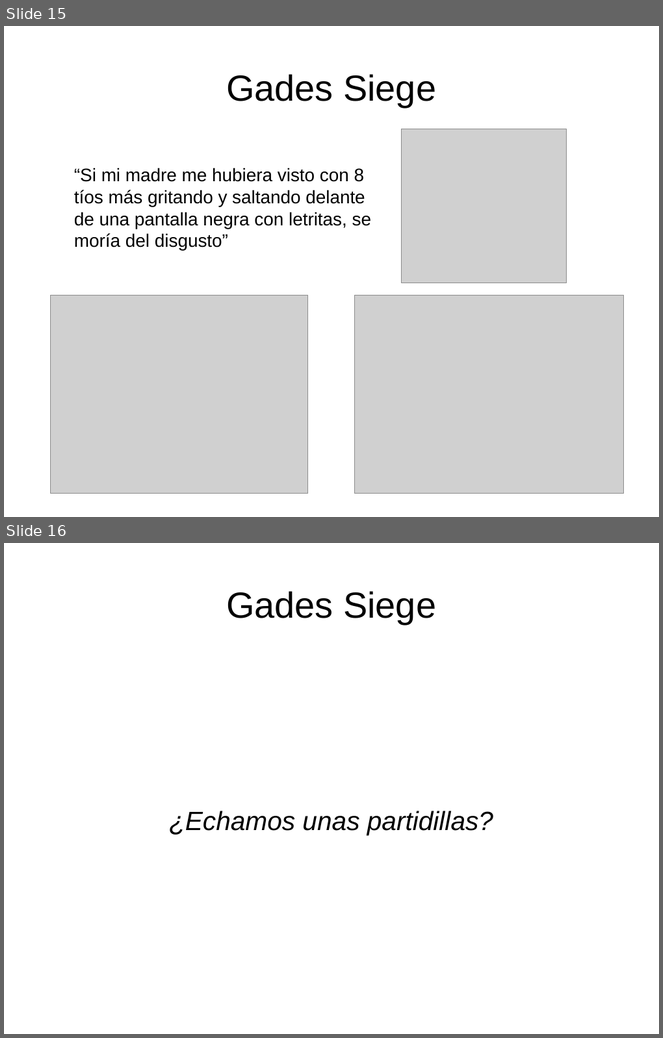
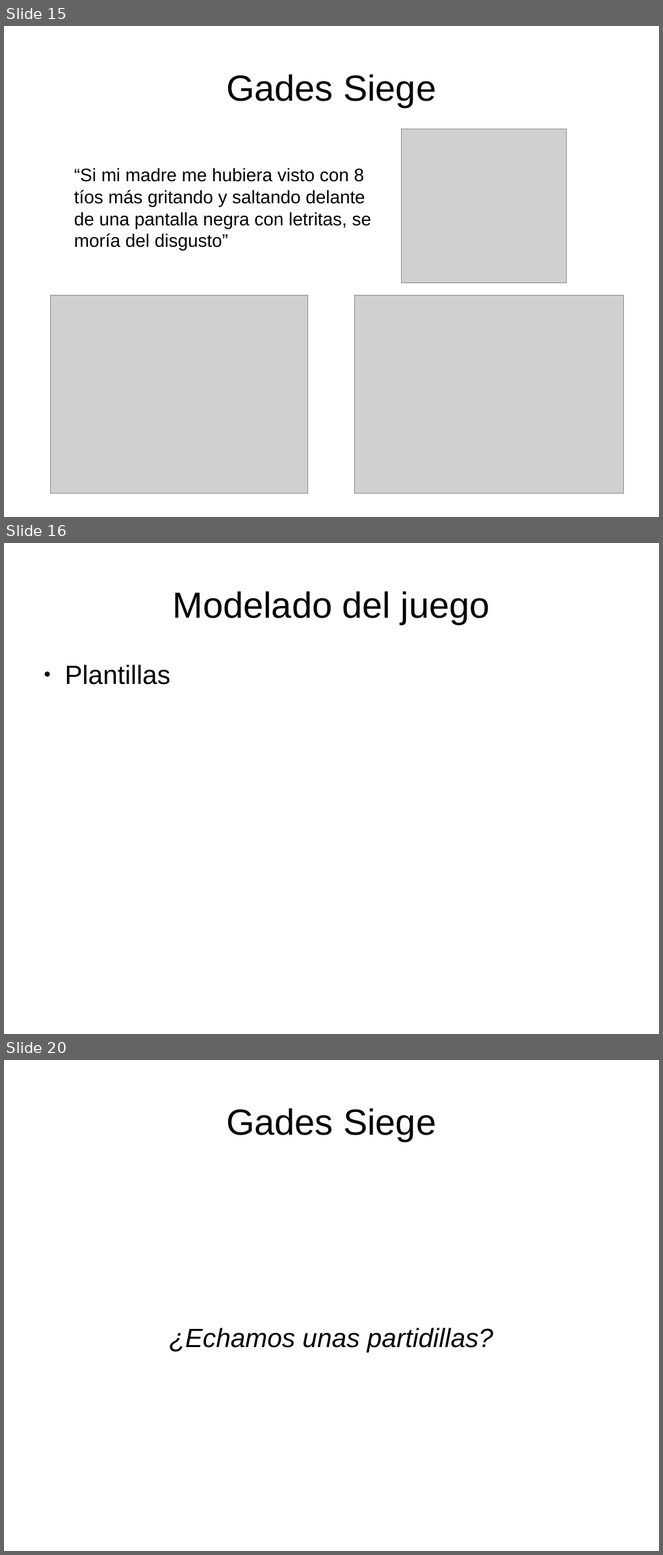
Before and after one commit to rompehielos013013013/gsiege, a slide deck: presentacion/expertoUCLM2014/SSEE-IA.odp. Shown one above the other, each under a label of ours: slides 15 and 16 before the commit, slides 15, 16 and 20 after it; the slides between them are not shown. The pictures are 663x1038 and 663x1555 pixels, drawn with LibreOffice and Linux fonts; fonts in the diff are those of the drawing; grey boxes stand for pictures. Boxes give left, top, right and bottom in pixels: in the first picture for what was removed or moved away, otherwise in the second. Text is boxed around its words. In the diff, an @@ line names an element or a change of style, - is before the commit and + after.

```diff
--- a/presentacion/expertoUCLM2014/SSEE-IA.odp
+++ b/presentacion/expertoUCLM2014/SSEE-IA.odp
@@ slide 16 added at box(4, 543, 659, 1034), background #FFFFFF @@
@@ title added at box(173, 591, 490, 624), 44 pt, text #000000 @@
+Modelado del juego
@@ text added at box(65, 665, 171, 685), 32 pt, text #000000 @@
+● Plantillas
@@ what was slide 16 is now slide 20 @@
```
Also in this commit, not shown: 4 slides changed, 3 other slides added.
